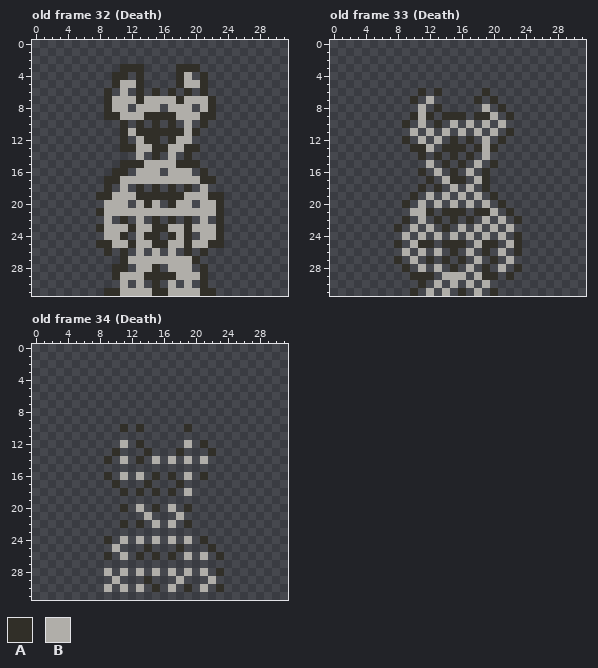
A pixel-art file gets an edit: assets/enemies/elderBoss.aseprite. The picture above is the old version.
32x32 pixels, 35 frames. Shown: old frame 32 (Death), old frame 33 (Death), old frame 34 (Death). The commit also changed other frames, which this record leaves out.
Palette (. is transparent): A #312f28  B #b0aea9
Pixels before, old frame 32 (Death), first column x 8:
 3 ...AAA....AAA...
 4 ..AA.A....AB.A..
 5 ..ABBA....ABBA..
 6 .A.B.A.A.A.A.A..
 7 .ABBBABBBBABBBA.
 8 .ABB.BBB.BBB.BA.
 9 .AABBBAAAABBBAA.
10 ...A.A.A.A.B.A..
11 ...ABAAAAAABA...
12 ...A.BAA.ABB....
13 ...AABBAABBAA...
14 .....B.A.B.A....
15 ...AAABBBBAAA...
16 ..AA.BBB.BBB.A..
17 .AABBBBBBBBBBAA.
18 .A.B.A.A.A.A.B..
19 AABBBAAAAAABBBAA
20 .BBB.BAB.ABB.BBA
21 ABBBBBBBBBBBBBBA
22 .B.A.B.A.A.A.B.A
23 ABBBABBAABBABBBA
24 .BBA.BAA.ABA.BBA
25 AABBABBAABBABBAA
26 .A.A.B.B.B.A.A..
27 ...ABBBBBBBBA...
28 ..AA.BBA.BBB.A..
29 ..ABBBAAAABBBA..
30 ...B.B.A.B.B.A..
31 .AABBBBAABBBBAA.
Pixels before, old frame 33 (Death), first column x 8:
 6 ...A.A.....A....
 7 ..A.B.....A.A...
 8 ...B.A.....B.A..
 9 ..ABA.AAA.AAB.A.
10 .A.B.A.B.B.B.B..
11 ..B.B.B.B.B.B.A.
12 .A.B.B.A.A.B.A..
13 ..AAB.AAA.ABA...
14 ...A.A.A.A.B....
15 ....B.A.A.B.A...
16 ...A.B.A.B.A....
17 ....A.BAA.BA....
18 ...A.A.B.B.A....
19 ..A.B.B.B.B.A...
20 .A.B.B.B.B.B.A..
21 ..BBA.AAA.AAB.A.
22 .A.B.A.A.A.B.B.A
23 A.B.B.A.B.B.B.B.
24 .B.B.B.B.B.B.B.A
25 A.BAA.AAA.BAA.BA
26 .B.B.B.A.B.A.B.A
27 A.B.A.A.A.B.A.B.
28 .A.B.B.A.B.A.B.A
29 ..AAA.BBB.BAA.A.
30 ...A.B.B.B.B....
31 ..A.B.B.A.B.A...
Pixels before, old frame 34 (Death), first column x 9:
10 ..A.A.....A....
11 ...............
12 ..B.A.....B.A..
13 .A...A...A...A.
14 A.B.A.B.B.B.B..
15 ...............
16 A.B.B.A.A.B.A..
17 .A...A...A.....
18 ..A.A.A.A.B....
19 ...............
20 ..A.B.A.B.A....
21 .....B...B.....
22 ..A.A.B.B.A....
23 ...............
24 A.B.B.B.B.B.A..
25 .B...A...A...A.
26 A.B.A.A.A.B.B.A
27 ...............
28 B.B.B.B.B.B.B.A
29 .B...A...B...B.
30 B.B.B.A.B.A.B.A
Now the later version:
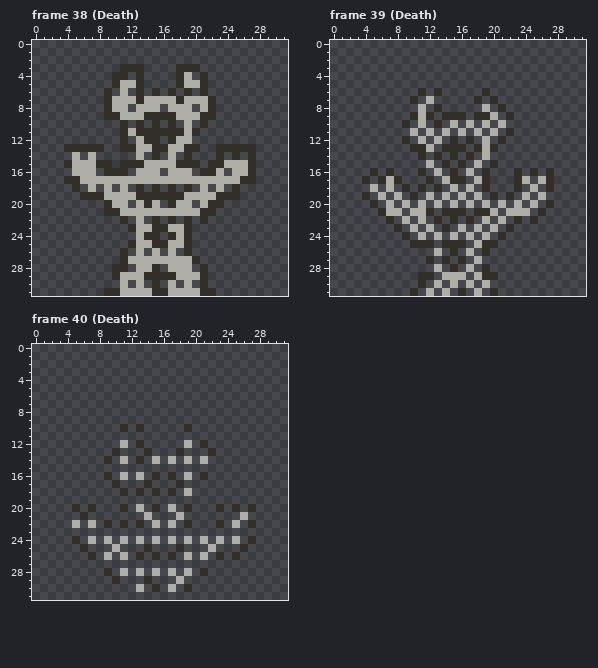
A new or re-ordered frame is compared with the old frame closest to it.
Change:
frames 35 -> 41
Frame 38 (Death) is new; against old frame 32 (Death), layer "Layer 1":
There is now colour A in row 13 at x 4 to 8 and 23 to 27; in row 14 at x 23, 25 and 27; in row 15 at x 4, 8 to 9, 22 to 23 and 27; in row 16 at x 9, 22 and 27; in row 17 at x 4 to 5 and 26 to 27; in row 18 at x 5 and 25.
There is now colour A in row 19 at x 6 to 7 and 24 to 25.
The edit turns colour B into colour A in row 20 at x 9 and 22; in row 21 at x 9 to 10 and 21 to 22; in row 22 at x 21.
There is now colour B in row 14 at x 5 and 7; in row 15 at x 5 to 7 and 24 to 26; in row 16 at x 5 to 7, 23 and 25 to 26; in row 17 at x 6 to 8 and 23 to 25; in row 18 at x 7 and 23.
The edit turns colour A into colour B in row 17 at x 9 to 10 and 21 to 22; in row 18 at x 9; in row 19 at x 9 and 22.
Colour A is removed in row 21 at x 8 and 23; in row 22 at x 23; in row 23 at x 8 and 23; in row 24 at x 11 and 23; in row 25 at x 8 to 9 and 22 to 23; in row 26 at x 9 and 21.
Colour B is removed in row 22 at x 9; in row 23 at x 9 to 11 and 20 to 22; in row 24 at x 9 to 10 and 21 to 22; in row 25 at x 10 to 11 and 20 to 21.
Frame 39 (Death) is new; against old frame 33 (Death), layer "Layer 1":
There is now colour A in row 16 at x 5, 7, 23, 25 and 27; in row 17 at x 4, 6, 8, 23 and 27; in row 18 at x 9, 23 and 27; in row 19 at x 4 and 22; in row 20 at x 5 and 27; in row 21 at x 6 and 26.
There is now colour A in row 22 at x 7 and 25.
The edit turns colour B into colour A in row 23 at x 22; in row 24 at x 9 and 21; in row 25 at x 10.
There is now colour B in row 17 at x 7, 24 and 26; in row 18 at x 5, 7 and 25; in row 19 at x 6, 8, 24 and 26; in row 20 at x 7, 23 and 25; in row 21 at x 7 to 8 and 23 to 24.
The edit turns colour A into colour B in row 20 at x 9 and 21; in row 21 at x 22; in row 22 at x 9.
Colour A is removed in row 24 at x 23; in row 25 at x 8 and 23; in row 26 at x 23; in row 27 at x 8 and 20; in row 28 at x 9 and 23; in row 29 at x 10 and 22.
Colour B is removed in row 25 at x 22; in row 26 at x 9, 11 and 21; in row 27 at x 10 and 22; in row 28 at x 11 and 21.
Frame 40 (Death) is new; against old frame 34 (Death), layer "Layer 1":
There is now colour A in row 20 at x 5, 7, 23, 25 and 27; in row 21 at x 6; in row 22 at x 9, 23 and 27; in row 24 at x 5 and 27; in row 25 at x 6 and 26; in row 26 at x 7 and 25.
The edit turns colour B into colour A in row 28 at x 9 and 21; in row 29 at x 10.
There is now colour B in row 21 at x 26; in row 22 at x 5, 7 and 25; in row 24 at x 7, 23 and 25.
The edit turns colour A into colour B in row 24 at x 9 and 21; in row 25 at x 22; in row 26 at x 9.
Colour A is removed in row 28 at x 23; in row 30 at x 23.
Colour B is removed in row 29 at x 22; in row 30 at x 9, 11 and 21.
Where, in picture pixels (left, top, right, bottom), the same in both pictures:
changed: (64, 144, 128, 256)
changed: (192, 144, 256, 256)
changed: (362, 168, 426, 280)
changed: (490, 168, 554, 280)
changed: (72, 504, 128, 592)
changed: (200, 504, 256, 592)
